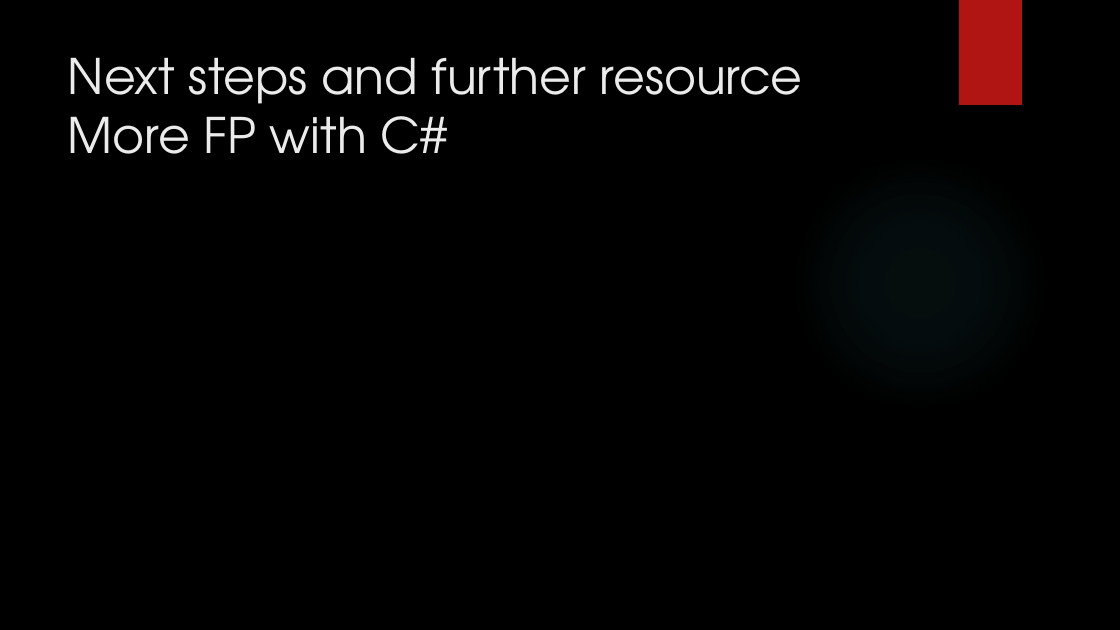
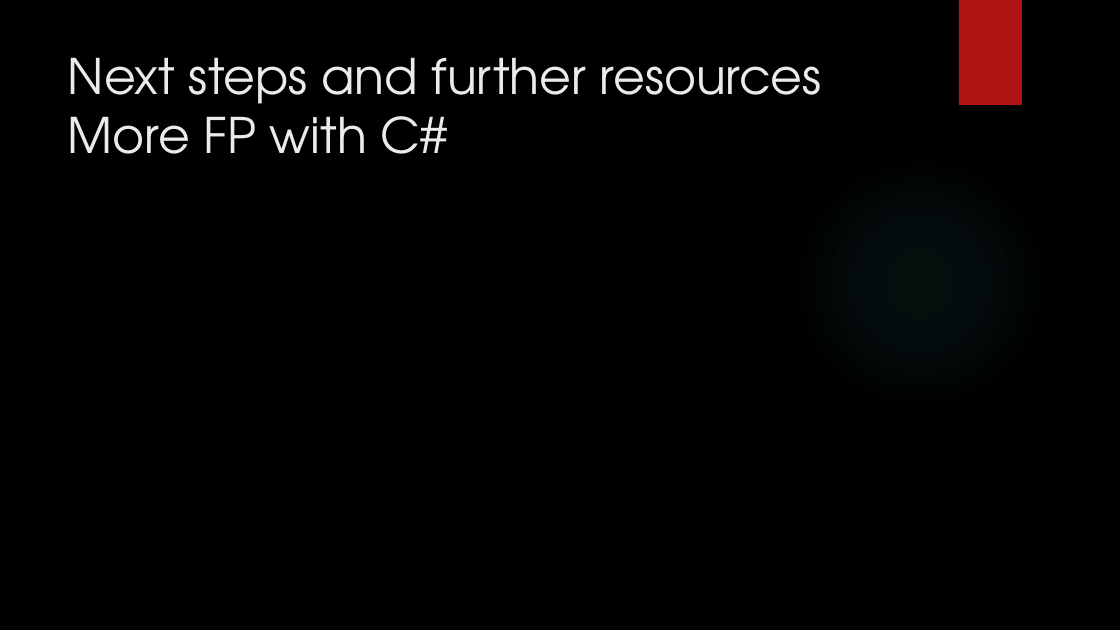
Before and after one commit to dennisdietrich/FpWithCSharp, a slide deck: slide 24 of doc/GetFuncY.pptx (slide 22 before the commit). Drawn at 1120x630 pixels with LibreOffice and Linux fonts; fonts in the diff are those of the drawing; background and template pictures are left out. Boxes give left, top, right and bottom in pixels: in the first picture for what was removed or moved away, otherwise in the second. Text is boxed around its words. In the diff, an @@ line names an element or a change of style, - is before the commit and + after.

```diff
--- a/doc/GetFuncY.pptx
+++ b/doc/GetFuncY.pptx
@@ title at (68, 57, 822, 154): text changed @@
-Next steps and further resource
-More FP with C#
+Next steps and further resources
+More FP with C#
```
Also in this commit, not shown: 4 other slides changed, 2 slides added.
